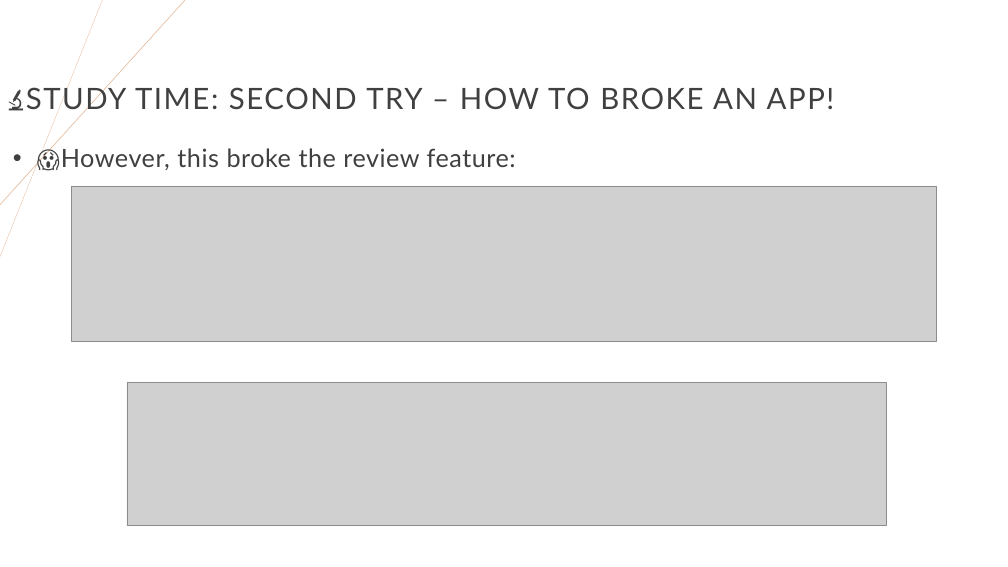
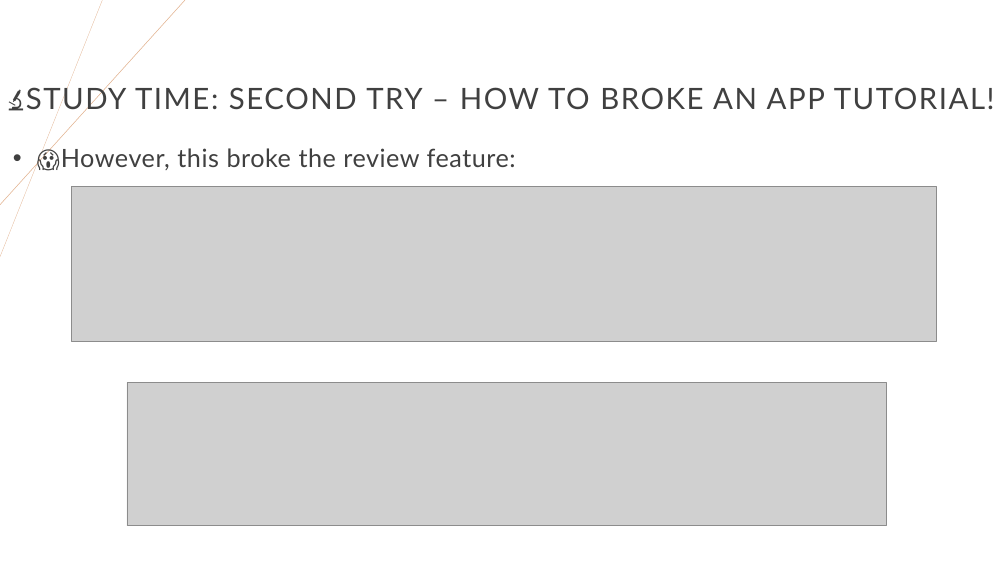
Before and after one commit to righettod/voxxeddays-lux-2024, a slide deck: slide 36 of presentation.pptx. Drawn at 1008x567 pixels with LibreOffice and Linux fonts; fonts in the diff are those of the drawing; grey boxes stand for pictures. Boxes give left, top, right and bottom in pixels: in the first picture for what was removed or moved away, otherwise in the second. Text is boxed around its words. In the diff, an @@ line names an element or a change of style, - is before the commit and + after.

```diff
--- a/presentation.pptx
+++ b/presentation.pptx
@@ title at box(26, 83, 995, 114): text changed @@
-🔬STUDY TIME: SECOND TRY – HOW TO BROKE AN APP!
+🔬STUDY TIME: SECOND TRY – HOW TO BROKE AN APP TUTORIAL!
```
Also in this commit, not shown: 31 other slides changed, 11 slides added, 1 other file.
